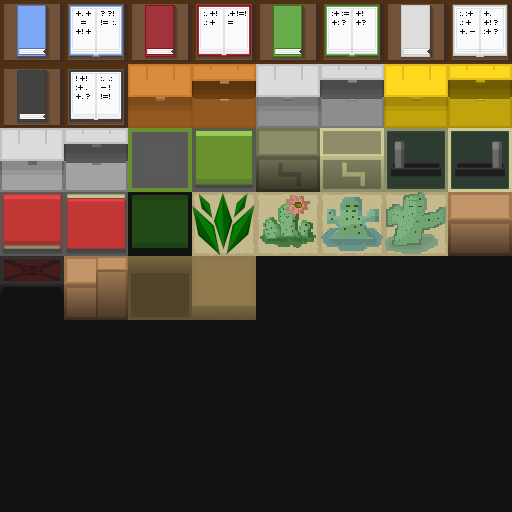
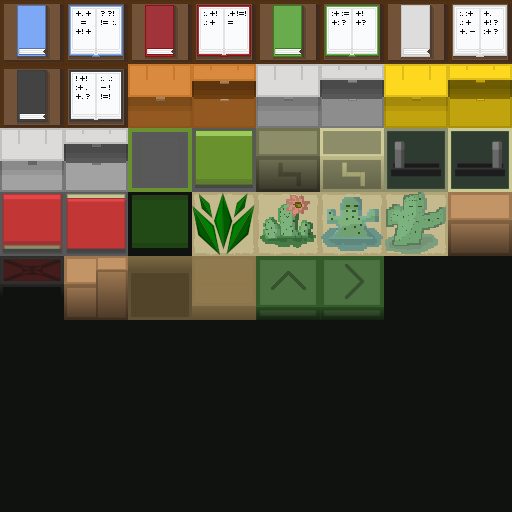
Revision of a layered w=512, h=512 image; what changed, layer by layer:
added layer "shadow" (30%) above "actor.jpg" over [271, 263, 365, 300]
painted on "actor.jpg" over [256, 256, 384, 320]
